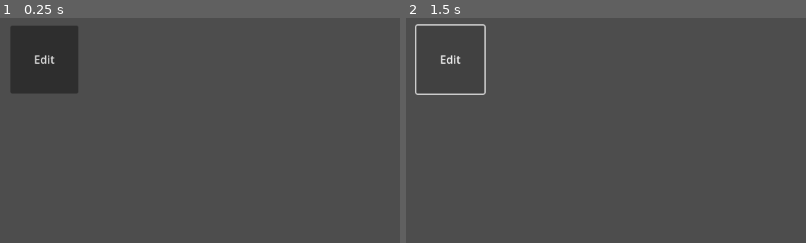
Above: before the commit, frames 1-2 (left to right).
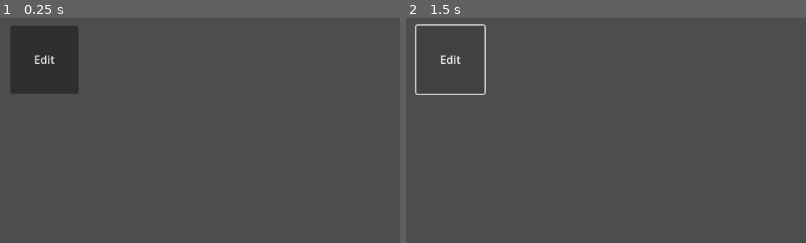
Above: after the commit, the same moments.

Repository: brimstone-studio/ld57
Game: Godot game, scene res://ui/game_ui.tscn
Two runs of this game, one before a commit and one after it. Both use one fixed random seed, a clock stepped at 60 frames per second and the inputs below.
Inputs:
- Up to frame 1 (0.25 s): no input
- Up to frame 2 (1.5 s): click "Edit" at 0.5 s; click "Edit" at 1.25 s
The pictures show only the part of the screen within x 0-50%, y 0-50%; the shares and areas given below are measured in that part.
In our replay, the window is 799x449 before the commit and 800x450 after it. These sizes can differ from the game's own. Grey fills any space a smaller window leaves; there, only what the larger window draws over its background counts as a difference.

The runs differ from the first frame. In frame 1, less than 0.1% of the frame differs, in the area x 9-14%, y 20-21%; in frame 2, less than 0.1%, in the area x 2-20%, y 20-35%.

Commit message:
push correct path

Diff:
--- a/project.godot
+++ b/project.godot
@@ -15,6 +15,10 @@
 config/features=PackedStringArray("4.4", "Mobile")
 config/icon="res://icon.svg"
 
+[display]
+
+window/stretch/mode="viewport"
+
 [rendering]
 
 renderer/rendering_method="mobile"
--- a/world/ship/ship.tscn
+++ b/world/ship/ship.tscn
@@ -1,4 +1,4 @@
-[gd_scene load_steps=4 format=3 uid="uid://bsvikc0ysdfhq"]
+[gd_scene load_steps=4 format=4 uid="uid://bsvikc0ysdfhq"]
 
 [ext_resource type="Texture2D" uid="uid://dhwmacxi42tk4" path="res://world/ship/debug_tileset.png" id="1_bdx0w"]
 
@@ -17,4 +17,6 @@
 [node name="Ship" type="Node2D"]
 
 [node name="TileMap" type="TileMapLayer" parent="."]
+scale = Vector2(0.5, 0.5)
+tile_map_data = PackedByteArray("AAABAAEAAAAAAAAAAAACAAEAAAAAAAAAAAADAAEAAAAAAAAAAAAEAAEAAAAAAAAAAAAEAAIAAAAAAAAAAAADAAIAAAAAAAAAAAACAAIAAAAAAAAAAAA=")
 tile_set = SubResource("TileSet_xt64x")
Not shown, changed: .github/workflows/deploy.yml
